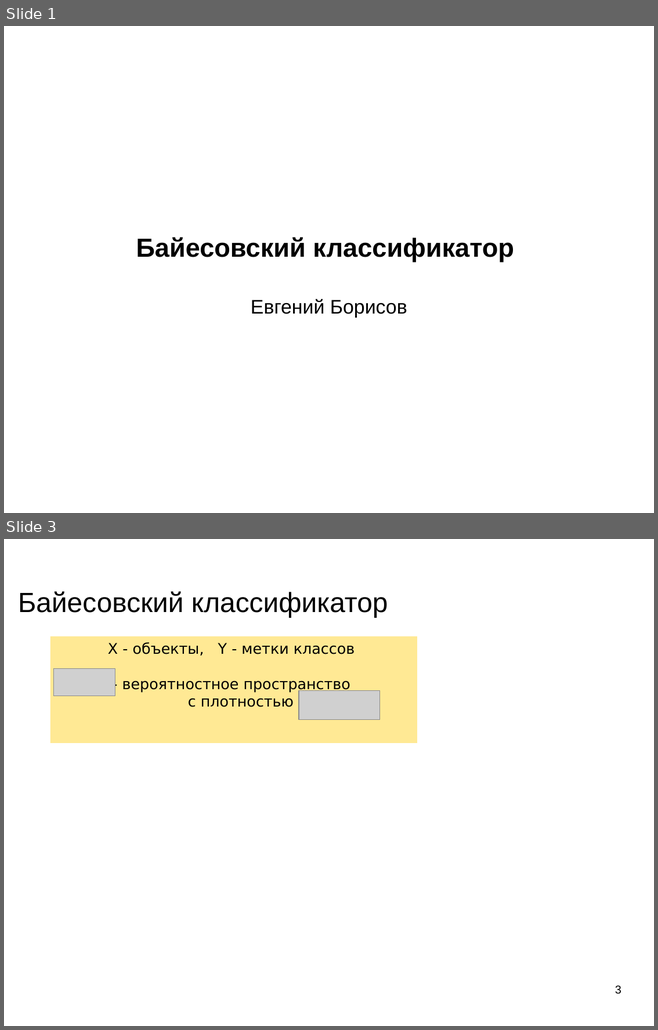
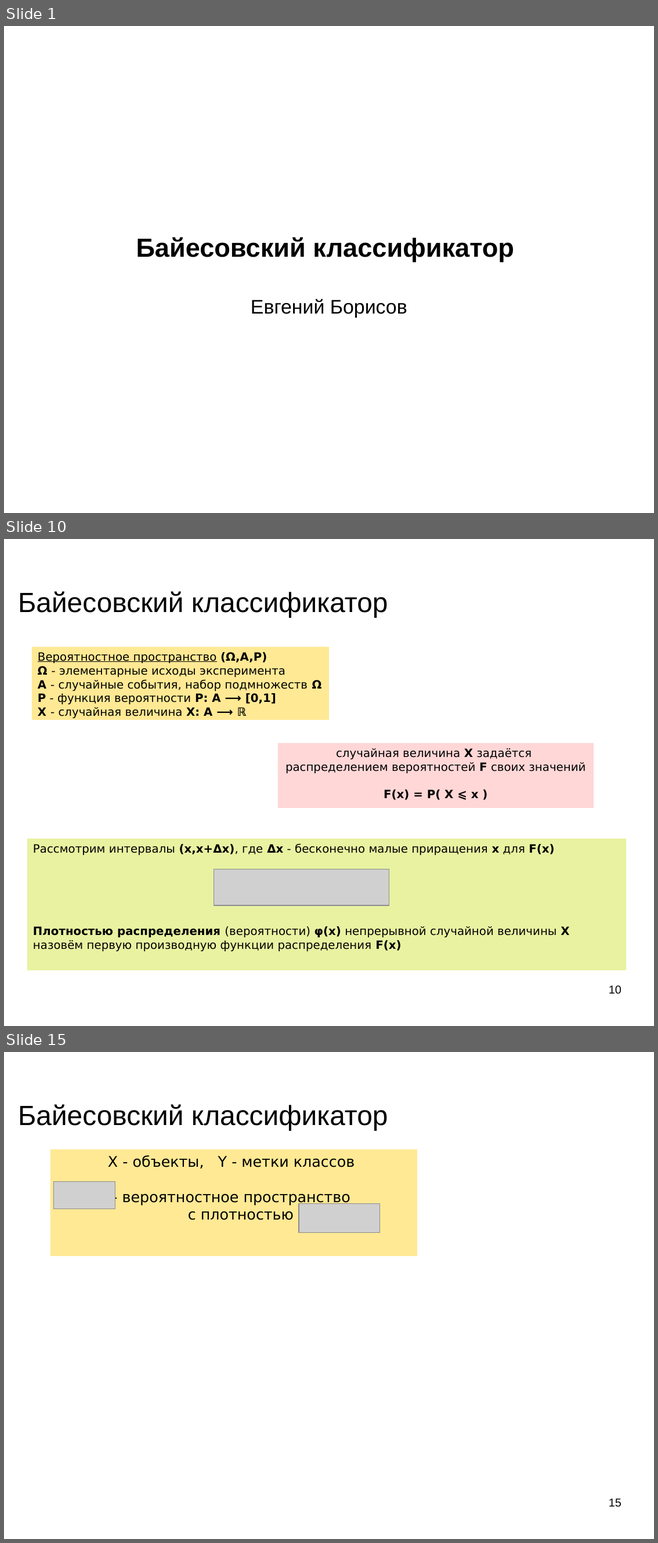
Before and after one commit to mechanoid5/ml_lectorium_2024_I, a slide deck: 08-bayes.odp. Shown one above the other, each under a label of ours: slides 1 and 3 before the commit, slides 1, 10 and 15 after it; the slides between them are not shown. The pictures are 658x1030 and 658x1543 pixels, drawn with LibreOffice and Linux fonts; fonts in the diff are those of the drawing; grey boxes stand for pictures; background and template pictures are left out. Boxes give left, top, right and bottom in pixels: in the first picture for what was removed or moved away, otherwise in the second. Text is boxed around its words. In the diff, an @@ line names an element or a change of style, - is before the commit and + after.

```diff
--- a/08-bayes.odp
+++ b/08-bayes.odp
@@ slide 10 added at [4, 539, 654, 1026], background picture (left out) @@
@@ title added at [18, 591, 388, 617], 33.9 pt, text #000000 @@
+Байесовский классификатор
@@ rectangle added at [32, 647, 329, 720], fill #FFE994, 14 pt, text #000000 @@
+Вероятностное пространство (Ω,A,P)
+Ω - элементарные исходы эксперимента
+A - случайные события, набор подмножеств Ω
+P - функция вероятности P: A ⟶ [0,1]
+X - случайная величина X: A ⟶ ℝ
@@ rectangle added at [278, 743, 593, 808], fill #FFD7D7, 14 pt, text #000000 @@
+случайная величина X задаётся
+распределением вероятностей F своих значений
+F(x) = P( X ⩽ x )
@@ rectangle added at [27, 838, 626, 971], fill #E8F2A1, 14 pt, text #000000 @@
+Рассмотрим интервалы (x,x+Δx), где Δx - бесконечно малые приращения x для F(x)
+Плотностью распределения (вероятности) φ(x) непрерывной случайной величины X
+назовём первую производную функции распределения F(x)
@@ picture added at [214, 869, 390, 906] @@
@@ page number added at [608, 986, 621, 994], 14 pt, text #000000 @@
+10
@@ what was slide 3 is now slide 15 @@
@@ page number at [608, 1499, 621, 1507]: text changed @@
-3
+15
```
Also in this commit, not shown: 8 slides changed, 11 other slides added, 5 other files.
